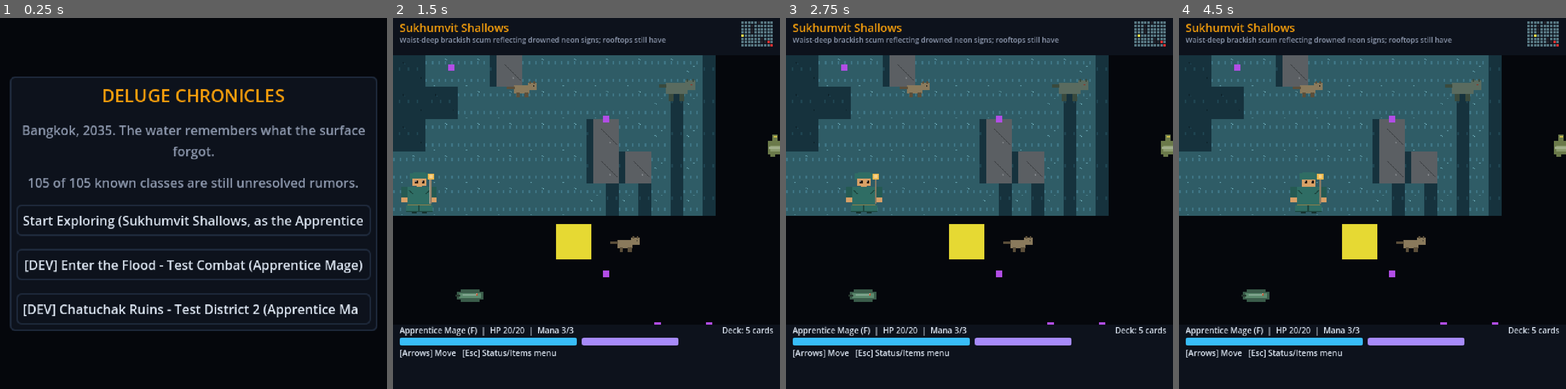
Above: before the commit, frames 1-4 (left to right).
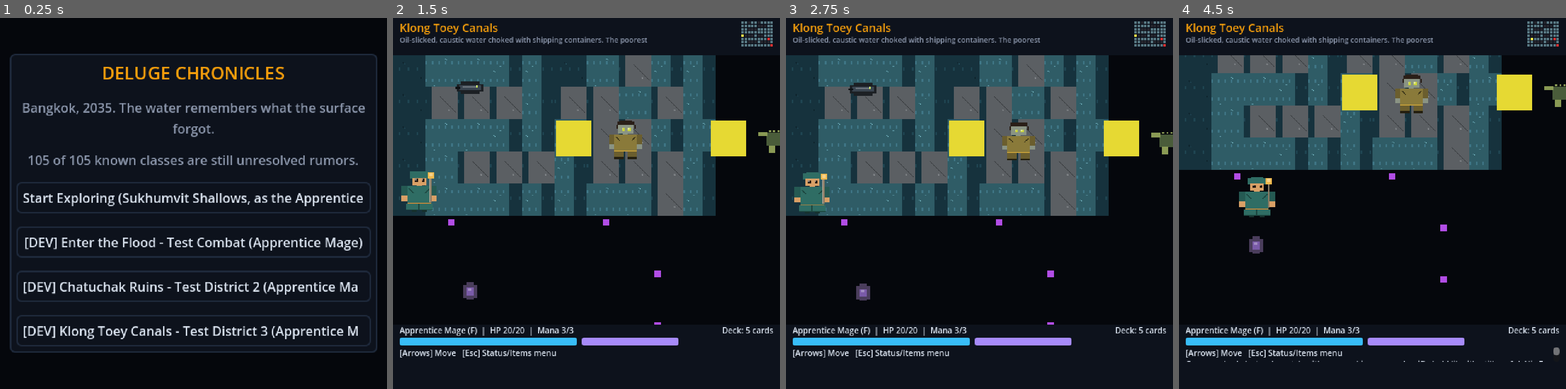
Above: after the commit, the same moments.

Repository: LupangSyS/PulseAI
Game: Godot game, scene res://scenes/main_menu.tscn
The game is run twice, just before and just after one commit, with the same random seed, the same clock (stepped at 60 frames per second) and the same inputs.
Inputs (mouse positions are in pixels of both pictures, inside the frame that each line leads up to):
- Up to frame 1 (0.25 s): no input
- Up to frame 2 (1.5 s): click (586, 329) at 0.5 s, where only the run after the commit has a clickable "[DEV] Klong Toey Canals - Tes…"; click (586, 218) at 1.25 s, where only the run before the commit has a clickable "Start Exploring (Sukhumvit Sh…"
- Up to frame 3 (2.75 s): hold Right (ui_right) from 2.03 s (still down)
- Up to frame 4 (4.5 s): release Right (ui_right) at 2.78 s; hold Down (ui_down) 2.78-3.53 s; hold Right (ui_right) 3.53-4.28 s; hold Up (ui_up) from 4.28 s (still down)

The runs differ from the first frame. In frame 1, 20% of the frame differs, in the area x 2-98%, y 9-91%; in frame 2, 20%; in frame 3, 20%; in frame 4, 28%, in the area x 0-100%, y 0-93%.

Commit message:
Build Klong Toey Canals as District 3, matching its GDD-canon lore
Third district built with the same proven recipe: a real 10x8 maze
(shipping-container obstacles, connectivity verified by BFS before
wiring in), 5 new monster species plus The Sluice Ripper mini-boss (2
stages) and the Klong Toey Leviathan / Scum Matron boss (3 stages) -
all new ids with their own generated sprites. 7 events: Commander Lek
as a revisitable NPC, two sub-map landmarks (Stack-City Core, Drydock
4), the militia-logs narrative beat (the Ratchaprasong-elites-trading-
children reveal this district's GDD section names), and the Crane
Sluice Alignment puzzle as a real 3-step sequential gate (bridge alpha
-> bridge beta -> crane lock) on the same requires_flag/sets_flag event
mechanic the first two districts introduced.

Also added a "[DEV] Klong Toey Canals" main-menu button so it's
reachable in play, and caught a real gameplay-legibility bug during
visual review: oil_slick_wisp's original near-black palette was almost
invisible against the dark overworld background - not a rendering
error, just unplayable at a glance - fixed with a brighter violet-black
palette that keeps the "oily" read while actually being visible.

Validated headlessly: clean import, a full walkthrough of every event
including the puzzle's out-of-order failure cases, a real monster
encounter trigger, and real Xvfb screenshots confirming the 4-button
main menu still fits the canvas and the district itself renders
correctly through the tile/camera/HUD system.

Co-Authored-By: Claude Sonnet 5 <noreply@anthropic.com>
Claude-Session: https://claude.ai/code/session_01P5dwagSojk6u8oWg1L4kN1

Diff:
--- a/data/districts.json
+++ b/data/districts.json
@@ -178,5 +178,91 @@
         "reward_item": "genuine_amulet"
       }
     ]
+  },
+  {
+    "id": "klong_toey_canals",
+    "display_name": "Klong Toey Canals",
+    "description": "Oil-slicked, caustic water choked with shipping containers. The poorest turned monstrous first - and there were more of them than anywhere else in the city.",
+    "danger_tier": "E",
+    "kind": "district",
+    "grid_width": 10,
+    "grid_height": 8,
+    "entrance_cell": [0, 4],
+    "blocked_cells": [
+      [2, 0], [2, 2], [3, 2], [4, 2],
+      [5, 0], [5, 1], [6, 1], [7, 1],
+      [1, 4], [2, 4], [3, 4], [5, 4], [6, 4],
+      [2, 6], [3, 6], [4, 6], [6, 6], [7, 6], [8, 6]
+    ],
+    "terrain": [
+      "pprrpprrws",
+      "psrrpsrrww",
+      "pssrrpsrww",
+      "psswwpsrww",
+      "prsswwssrw",
+      "psswwsrrws",
+      "psrrwwsrrw",
+      "psswwwssrw"
+    ],
+    "monster_spawns": [
+      {"monster_id": "canal_crocodile", "cell": [4, 1], "respawn_seconds": 25},
+      {"monster_id": "canal_crocodile", "cell": [7, 3], "respawn_seconds": 25},
+      {"monster_id": "canal_eel", "cell": [1, 2], "respawn_seconds": 20},
+      {"monster_id": "drowned_dockworker", "cell": [4, 3], "respawn_seconds": 25},
+      {"monster_id": "rusted_stevedore", "cell": [8, 2], "respawn_seconds": 30},
+      {"monster_id": "oil_slick_wisp", "cell": [1, 6], "respawn_seconds": 20}
+    ],
+    "miniboss_spawn": {"monster_id": "sluice_ripper", "cell": [8, 5]},
+    "boss_spawn": {"monster_id": "klong_toey_leviathan", "cell": [9, 7]},
+    "item_spawns": [
+      {"item_id": "dockworker_badge", "cell": [3, 3]},
+      {"item_id": "crocodile_scale", "cell": [6, 3]}
+    ],
+    "events": [
+      {
+        "cell": [1, 1],
+        "text": "Stack-City Core - a ten-story tower of rusted shipping containers, stacked and welded into something between a fortress and a grave. Rope ladders still sway between the upper tiers.",
+        "repeatable": false
+      },
+      {
+        "cell": [8, 0],
+        "text": "Drydock 4. An oil tanker, wedged sideways in the mud, hull split open like it was trying to give birth to something. Whatever it was already left.",
+        "repeatable": false
+      },
+      {
+        "cell": [1, 5],
+        "text": "Commander Lek stands watch with one working eye and a rifle held like it's still useful. His F-rank scavengers work the mud around him, unbothered - or too scared to be. \"Crane's still standing over at the sluice gate,\" he says, not looking at you. \"Align the container bridges to it and you can cross without swimming. Do it in order - alpha bridge, beta bridge, then the crane lock - or the whole rig drops you in the sludge.\"",
+        "repeatable": true
+      },
+      {
+        "cell": [9, 2],
+        "text": "A waterlogged strongbox, Lek's own handwriting on the ledgers inside. Shipping manifests routed through Ratchaprasong - food, going out, children coming back. The entries don't say what for. They don't have to.",
+        "repeatable": false,
+        "reward_item": "leks_militia_logs"
+      },
+      {
+        "cell": [4, 5],
+        "text": "Bridge Alpha: you wedge a container flush against the crane's arm. It groans, but holds. One aligned.",
+        "repeatable": false,
+        "sets_flag": "bridge_alpha"
+      },
+      {
+        "cell": [5, 6],
+        "text": "Bridge Beta: with Alpha holding steady, this one slots into place clean. Two down.",
+        "fail_text": "Bridge Beta swings loose - nothing's anchoring it yet. Alpha needs to go first.",
+        "repeatable": false,
+        "requires_flag": "bridge_alpha",
+        "sets_flag": "bridge_beta"
+      },
+      {
+        "cell": [5, 7],
+        "text": "The crane lock catches both bridges at once and grinds to a stop, finally aligned. The sluice gate path is clear.",
+        "fail_text": "The crane lock won't catch - it needs both bridges seated first.",
+        "repeatable": false,
+        "requires_flag": "bridge_beta",
+        "sets_flag": "crane_aligned",
+        "reward_item": "crane_control_chip"
+      }
+    ]
   }
 ]
--- a/data/items.json
+++ b/data/items.json
@@ -94,5 +94,53 @@
     "rarity": "unique",
     "effect": "",
     "value": 0
+  },
+  {
+    "id": "crocodile_scale",
+    "display_name": "Crocodile Scale",
+    "description": "Thicker than it should be, and warm on the underside.",
+    "rarity": "common",
+    "effect": "",
+    "value": 0
+  },
+  {
+    "id": "dockworker_badge",
+    "display_name": "Dockworker Badge",
+    "description": "Laminate long gone. The name underneath is still legible, if you want to know it.",
+    "rarity": "common",
+    "effect": "",
+    "value": 0
+  },
+  {
+    "id": "crane_control_chip",
+    "display_name": "Crane Control Chip",
+    "description": "Salvaged from the sluice crane's console. Still holds a charge.",
+    "rarity": "uncommon",
+    "effect": "restore_resource",
+    "value": 9
+  },
+  {
+    "id": "leks_militia_logs",
+    "display_name": "Lek's Militia Logs",
+    "description": "Handwritten shipping ledgers. Ratchaprasong elites, trading food for children - fuel or sacrifice, the entries don't say which.",
+    "rarity": "unique",
+    "effect": "",
+    "value": 0
+  },
+  {
+    "id": "sluice_rippers_blade_shard",
+    "display_name": "Sluice Ripper's Blade Shard",
+    "description": "Still humming faintly with residual hydraulic pressure.",
+    "rarity": "uncommon",
+    "effect": "",
+    "value": 0
+  },
+  {
+    "id": "leviathan_tar_heart",
+    "display_name": "Leviathan Tar Heart",
+    "description": "Dense, black, and warm. It beats, slowly, if you hold it long enough to notice.",
+    "rarity": "unique",
+    "effect": "",
+    "value": 0
   }
 ]
--- a/data/monsters.json
+++ b/data/monsters.json
@@ -298,5 +298,148 @@
       {"item_id": "chimera_feather", "chance": 1.0},
       {"item_id": "scale_merchants_ledger", "chance": 0.4}
     ]
+  },
+  {
+    "id": "canal_crocodile",
+    "display_name": "Canal Crocodile",
+    "description": "Bigger than anything native to this canal should be, with an oily sheen that isn't just water.",
+    "rank": "E",
+    "max_hp": 22,
+    "is_miniboss": false,
+    "is_boss": false,
+    "moves": [
+      {"name": "Death Roll", "description": "Drags whatever it's bitten under.", "effect": "damage", "value": 7, "weight": 3},
+      {"name": "Submerge", "description": "Vanishes beneath the slick.", "effect": "block", "value": 6, "weight": 2}
+    ],
+    "stages": [],
+    "drop_table": [{"item_id": "crocodile_scale", "chance": 0.3}]
+  },
+  {
+    "id": "canal_eel",
+    "display_name": "Canal Eel",
+    "description": "Grown fat on runoff nobody wanted to trace back to its source.",
+    "rank": "E",
+    "max_hp": 16,
+    "is_miniboss": false,
+    "is_boss": false,
+    "moves": [
+      {"name": "Electric Lash", "description": "A jolt that shouldn't be biologically possible down here.", "effect": "damage", "value": 6, "weight": 2},
+      {"name": "Caustic Bite", "description": "The wound keeps burning long after the bite lets go.", "effect": "dot", "value": 4, "weight": 2}
+    ],
+    "stages": [],
+    "drop_table": [{"item_id": "crocodile_scale", "chance": 0.15}]
+  },
+  {
+    "id": "drowned_dockworker",
+    "display_name": "Drowned Dockworker",
+    "description": "Still wearing a hi-vis vest, faded past reading. Still swinging a cargo hook nobody's paying him to swing.",
+    "rank": "E",
+    "max_hp": 18,
+    "is_miniboss": false,
+    "is_boss": false,
+    "moves": [
+      {"name": "Cargo Hook Swing", "description": "Decades of muscle memory, aimed at you now.", "effect": "damage", "value": 6, "weight": 3},
+      {"name": "Rusted Grip", "description": "Tightens a grip that never really let go of the job.", "effect": "empower_next", "value": 3, "weight": 1}
+    ],
+    "stages": [],
+    "drop_table": [{"item_id": "dockworker_badge", "chance": 0.25}]
+  },
+  {
+    "id": "rusted_stevedore",
+    "display_name": "Rusted Stevedore",
+    "description": "Fused to a corroded loading frame that's more of it now than the man ever was.",
+    "rank": "E",
+    "max_hp": 26,
+    "is_miniboss": false,
+    "is_boss": false,
+    "moves": [
+      {"name": "Scrap Slam", "description": "The whole rusted frame, thrown forward.", "effect": "damage", "value": 8, "weight": 2},
+      {"name": "Rust Plating", "description": "What's left of the frame locks into place.", "effect": "block", "value": 7, "weight": 2}
+    ],
+    "stages": [],
+    "drop_table": [{"item_id": "dockworker_badge", "chance": 0.15}]
+  },
+  {
+    "id": "oil_slick_wisp",
+    "display_name": "Oil-Slick Wisp",
+    "description": "A sheen on the water that moves against the current, toward you specifically.",
+    "rank": "E",
+    "max_hp": 14,
+    "is_miniboss": false,
+    "is_boss": false,
+    "moves": [
+      {"name": "Caustic Sheen", "description": "Coats whatever it touches in something that keeps eating.", "effect": "dot", "value": 4, "weight": 3},
+      {"name": "Slick Dodge", "description": "Spreads too thin to hit cleanly.", "effect": "block", "value": 4, "weight": 1}
+    ],
+    "stages": [],
+    "drop_table": [{"item_id": "crocodile_scale", "chance": 0.1}]
+  },
+  {
+    "id": "sluice_ripper",
+    "display_name": "The Sluice Ripper",
+    "description": "A harbor worker grafted to hydraulic forklift blades that never got the shutdown signal.",
+    "rank": "E",
+    "max_hp": 55,
+    "is_miniboss": true,
+    "is_boss": false,
+    "moves": [
+      {"name": "Hydraulic Cleave", "description": "The blades don't need him to aim them anymore.", "effect": "damage", "value": 9, "weight": 3},
+      {"name": "Blade Whir", "description": "Spins up defensively between strikes.", "effect": "block", "value": 6, "weight": 2}
+    ],
+    "stages": [
+      {
+        "trigger_hp_pct": 0.5,
+        "display_name": "The Sluice Ripper (Overclocked)",
+        "transition_text": "Something in the hydraulics redlines. The blades don't slow down anymore.",
+        "moves": [
+          {"name": "Overclocked Cleave", "description": "Faster than the frame was ever rated for.", "effect": "damage", "value": 12, "weight": 3},
+          {"name": "Rending Frenzy", "description": "A wound that keeps opening under its own momentum.", "effect": "dot", "value": 5, "weight": 2},
+          {"name": "Pressure Surge", "description": "The hydraulics build toward something worse.", "effect": "empower_next", "value": 4, "weight": 1}
+        ]
+      }
+    ],
+    "drop_table": [
+      {"item_id": "sluice_rippers_blade_shard", "chance": 0.6},
+      {"item_id": "crane_control_chip", "chance": 0.25}
+    ]
+  },
+  {
+    "id": "klong_toey_leviathan",
+    "display_name": "Klong Toey Leviathan (The Scum Matron)",
+    "description": "An amorphous mass of oil, hair, and sewage that erupted through the floor grates and never went back down.",
+    "rank": "E",
+    "max_hp": 85,
+    "is_miniboss": false,
+    "is_boss": true,
+    "moves": [
+      {"name": "Grate Eruption", "description": "More of her than should fit through a floor grate, all at once.", "effect": "damage", "value": 9, "weight": 3},
+      {"name": "Amorphous Recoil", "description": "Absorbs the hit by simply not having a fixed shape.", "effect": "block", "value": 7, "weight": 2}
+    ],
+    "stages": [
+      {
+        "trigger_hp_pct": 0.66,
+        "display_name": "The Scum Matron (Rising Through the Grates)",
+        "transition_text": "More of her pushes up through the floor grates than the canal should ever have been able to hold.",
+        "moves": [
+          {"name": "Sewage Surge", "description": "A wave of everything the canal never let go of.", "effect": "damage", "value": 11, "weight": 3},
+          {"name": "Caustic Bloom", "description": "Something in her keeps burning after it lands.", "effect": "dot", "value": 5, "weight": 2},
+          {"name": "Hair-Choked Guard", "description": "A tangled mass thick enough to stop a blade in it.", "effect": "block", "value": 9, "weight": 1}
+        ]
+      },
+      {
+        "trigger_hp_pct": 0.33,
+        "display_name": "The Scum Matron (Carapace Ablaze)",
+        "transition_text": "She hardens into an oily carapace right as it catches - the whole canal surface ignites around her.",
+        "moves": [
+          {"name": "Burning Carapace Slam", "description": "Everything she's hardened into, on fire, thrown at you.", "effect": "damage", "value": 15, "weight": 3},
+          {"name": "Ignition Wave", "description": "The burning oil doesn't care how much of you is already gone.", "effect": "execute", "value": 10, "weight": 2},
+          {"name": "Molten Shell", "description": "One last hardening, glowing at the seams.", "effect": "block", "value": 11, "weight": 1}
+        ]
+      }
+    ],
+    "drop_table": [
+      {"item_id": "leviathan_tar_heart", "chance": 1.0},
+      {"item_id": "sluice_rippers_blade_shard", "chance": 0.4}
+    ]
   }
 ]
--- a/scripts/ui/main_menu.gd
+++ b/scripts/ui/main_menu.gd
@@ -8,9 +8,10 @@
 ## district's overworld. "[DEV] Enter the Flood" is a developer shortcut
 ## straight into an isolated test battle, bypassing the overworld/class
 ## gating entirely, kept for quick combat-balance testing. "[DEV] Chatuchak
-## Ruins" is the same idea for district 2: there's no inter-district travel
-## engine yet (see GDD.md's roadmap), so this is the only way to reach it
-## in-game right now short of editing RunState directly.
+## Ruins" / "[DEV] Klong Toey Canals" are the same idea for districts 2/3:
+## there's no inter-district travel engine yet (see GDD.md's roadmap), so
+## these are the only way to reach them in-game right now short of editing
+## RunState directly.
 
 func _ready() -> void:
 	set_anchors_and_offsets_preset(Control.PRESET_FULL_RECT)
@@ -73,6 +74,10 @@
 	chatuchak_button.pressed.connect(_on_chatuchak_pressed)
 	box.add_child(chatuchak_button)
 
+	var klong_toey_button := _make_menu_button("[DEV] Klong Toey Canals - Test District 3 (Apprentice Mage)")
+	klong_toey_button.pressed.connect(_on_klong_toey_pressed)
+	box.add_child(klong_toey_button)
+
 ## Godot's Button doesn't wrap its own text (same constraint combat.gd's
 ## tray buttons work around with a wrapped Label) - clip_text at least
 ## ellipsizes instead of silently rendering past the button's own bounds.
@@ -103,3 +108,8 @@
 	RunState.begin_run("mage_f")
 	RunState.pending_district_id = "chatuchak_ruins"
 	get_tree().change_scene_to_file("res://scenes/overworld.tscn")
+
+func _on_klong_toey_pressed() -> void:
+	RunState.begin_run("mage_f")
+	RunState.pending_district_id = "klong_toey_canals"
+	get_tree().change_scene_to_file("res://scenes/overworld.tscn")
Binary file added: assets/sprites/monsters/canal_crocodile_idle1.png
Not shown, added: assets/sprites/monsters/canal_crocodile_idle1.png.import
Binary file added: assets/sprites/monsters/canal_crocodile_idle2.png
Not shown, added: assets/sprites/monsters/canal_crocodile_idle2.png.import
Binary file added: assets/sprites/monsters/canal_eel_idle1.png
Not shown, added: assets/sprites/monsters/canal_eel_idle1.png.import
Binary file added: assets/sprites/monsters/canal_eel_idle2.png
Not shown, added: assets/sprites/monsters/canal_eel_idle2.png.import
Binary file added: assets/sprites/monsters/drowned_dockworker_idle1.png
Not shown, added: assets/sprites/monsters/drowned_dockworker_idle1.png.import
Binary file added: assets/sprites/monsters/drowned_dockworker_idle2.png
Not shown, added: assets/sprites/monsters/drowned_dockworker_idle2.png.import
(and 19 more such lines)
